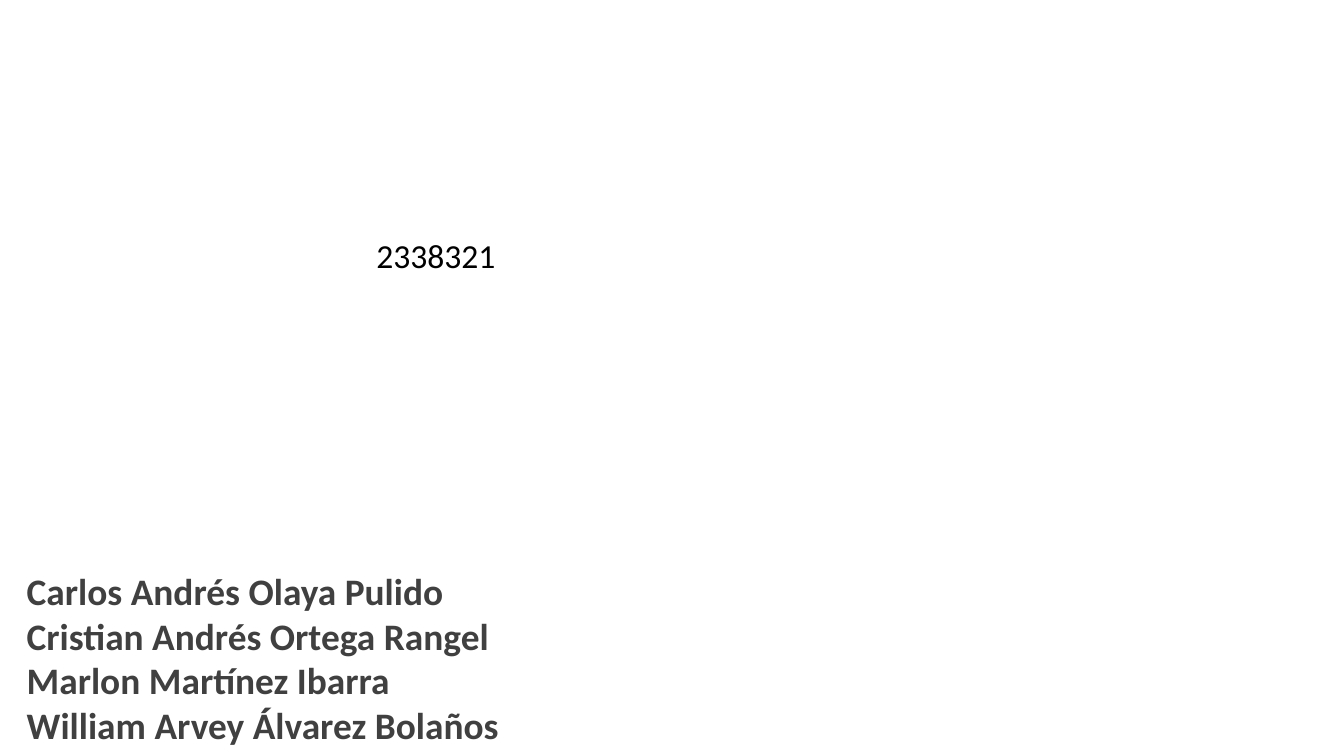
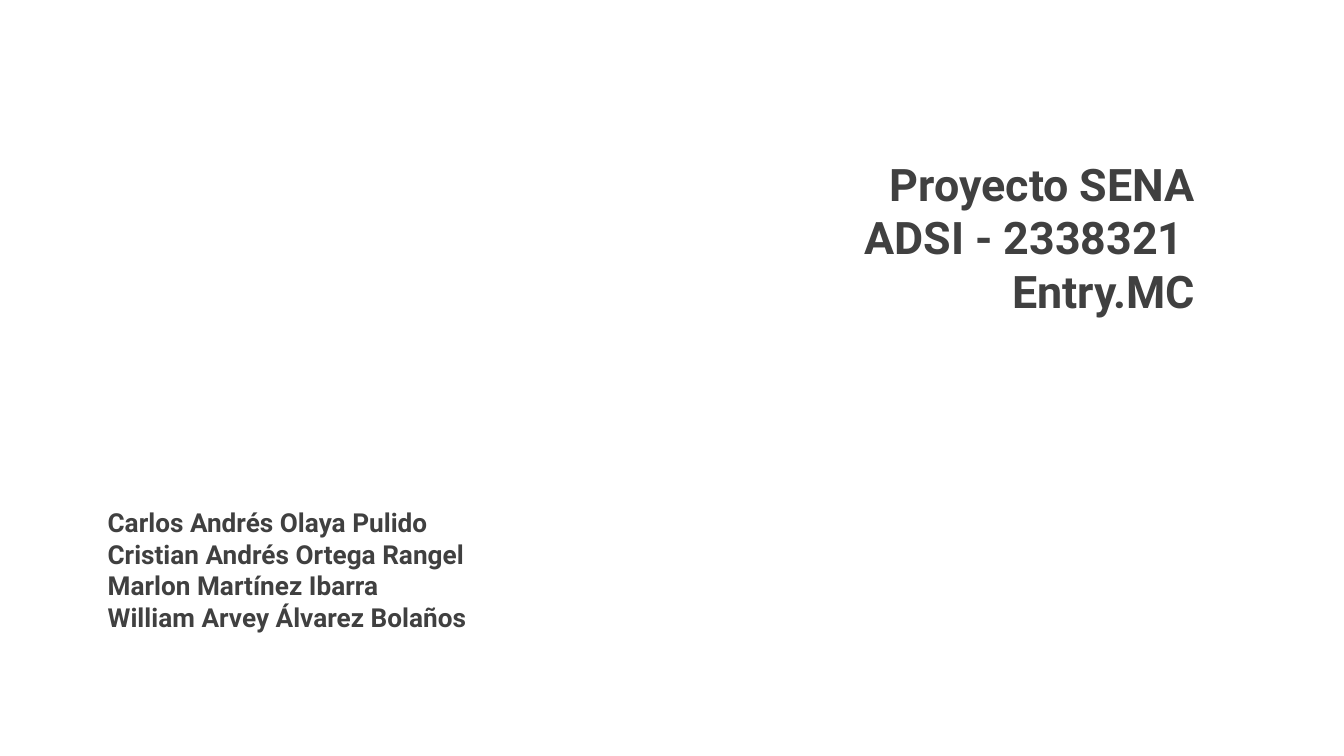
Before and after one commit to Mmartinez951/EntryQr, a slide deck: slide 1 of Presentacion/Presentación EntryMC.pptx (slide 2 before the commit). Drawn at 1344x756 pixels with LibreOffice and Linux fonts; fonts in the diff are those of the drawing; background and template pictures are left out. Boxes give left, top, right and bottom in pixels: in the first picture for what was removed or moved away, otherwise in the second. Text is boxed around its words. In the diff, an @@ line names an element or a change of style, - is before the commit and + after.

```diff
--- a/Presentacion/Presentación EntryMC.pptx
+++ b/Presentacion/Presentación EntryMC.pptx
@@ text added at (864,168,1195,318), 24 pt, text #404040, bold @@
+Proyecto SENA
+ADSI - 2338321
+Entry.MC
@@ text removed at (376,245,495,269) @@
-2338321
@@ text "Carlos Andrés Olaya Pulido": place and size @@
-text "Carlos Andrés Olaya Pulido" at (27,578,499,745)
+text "Carlos Andrés Olaya Pulido" at (108,512,466,633)
@@ text "Carlos Andrés Olaya Pulido" at (108,512,466,633): size 20 to 14 pt, font Calibri to Roboto @@
```
Also in this commit, not shown: 6 slides added, 3 slides removed, 5 other files.
